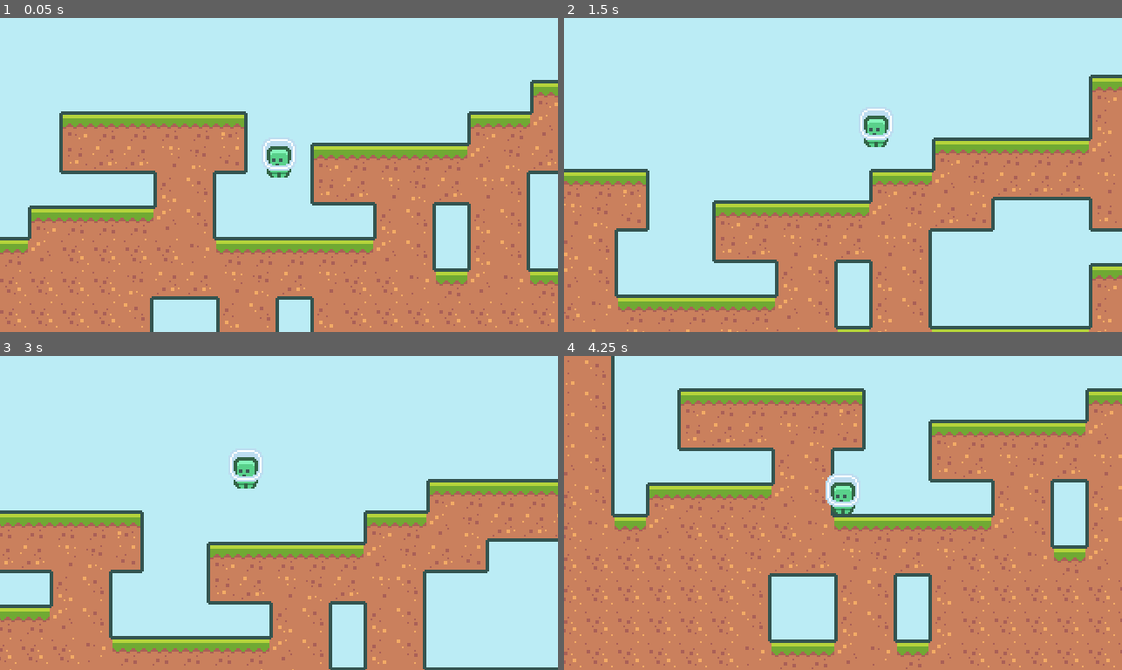
Above: before the commit, frames 1-4 (two rows, left to right).
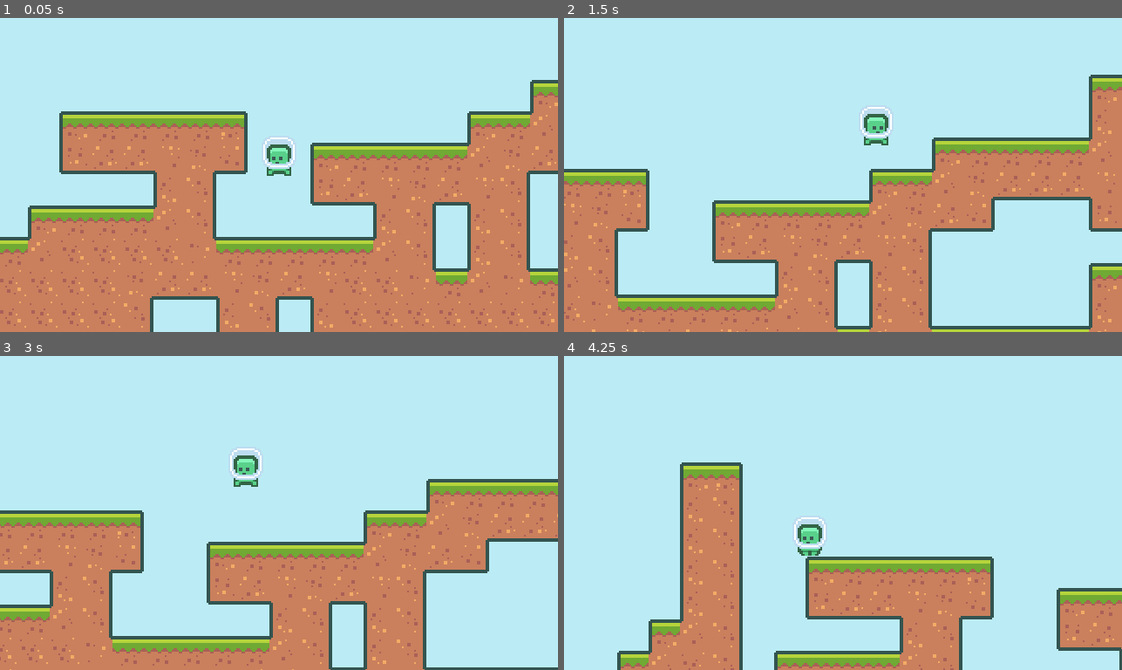
Above: after the commit, the same moments.

Repository: heartyhardy/2d_platformer_udemy
Game: Godot game, scene res://Scenes/main.tscn
Same seed, same stepped clock (60 frames per second), same inputs: the game is played once before the commit and once after it.
Inputs:
- Up to frame 1 (0.05 s): no input
- Up to frame 2 (1.5 s): hold Space (jump) 0.53-1.28 s; hold D (move_right) from 0.53 s (still down); tap Space (jump) at 1.35 s
- Up to frame 3 (3 s): tap Space (jump) at 1.52, 1.82, 2.85 s; release D (move_right) at 2.03 s; hold Space (jump) 2.03-2.78 s; hold A (move_left) from 2.03 s (still down)
- Up to frame 4 (4.25 s): keep holding A (move_left); tap Space (jump) at 3.02, 3.32 s; hold Space (jump) from 3.53 s (still down)

The runs differ from the first frame. In frame 1, 0.3% of the frame differs, in the area x 47-53%, y 38-51%; in frame 2, 0.3%; in frame 3, 0.3%; in frame 4, 63%, in the area x 0-100%, y 0-100%.

Commit message:
Added animations, orientation and coyote timer

Diff:
--- a/Scenes/Player.gd
+++ b/Scenes/Player.gd
@@ -21,7 +21,7 @@
 func _process(delta):
 	var move_vec = get_movement_vector()
 
-	if(move_vec.y < 0 && is_on_floor()):
+	if(move_vec.y < 0 && (is_on_floor() || !$CoyoteTimer.is_stopped())):
 		velocity.y = move_vec.y  * max_jump_speed
 
 	velocity.x += move_vec.x * max_x_acceleration * delta
@@ -35,7 +35,14 @@
 	else:
 		velocity.y += gravity * delta
 
+	# Move and slide updates is_on_floor() internally so have to store it beforehand
+	var was_on_floor = is_on_floor()
 	velocity = move_and_slide(velocity, Vector2.UP)
+
+	if(was_on_floor && !is_on_floor()):
+		$CoyoteTimer.start()
+
+	update_animation()
 
 func get_movement_vector():
 	var move_vec = Vector2.ZERO
@@ -44,3 +51,16 @@
 	move_vec.x = Input.get_action_strength("move_right") - Input.get_action_strength("move_left")
 	move_vec.y = -1 if Input.is_action_just_pressed("jump") else 0
 	return move_vec
+
+func update_animation():
+	var move_vec = get_movement_vector()
+
+	if(!is_on_floor()):
+		$AnimatedSprite.play("jump")
+	elif(move_vec.x != 0):
+		$AnimatedSprite.play("run")
+	else:
+		$AnimatedSprite.play("idle")
+
+	if(move_vec.x != 0):
+		$AnimatedSprite.flip_h = true if move_vec.x > 0 else false
--- a/Scenes/Player.tscn
+++ b/Scenes/Player.tscn
@@ -1,7 +1,26 @@
-[gd_scene load_steps=4 format=2]
+[gd_scene load_steps=6 format=2]
 
 [ext_resource path="res://Scenes/Player.gd" type="Script" id=1]
 [ext_resource path="res://Assets/Player/character_0000.png" type="Texture" id=2]
+[ext_resource path="res://Assets/Player/character_0001.png" type="Texture" id=3]
+
+[sub_resource type="SpriteFrames" id=2]
+animations = [ {
+"frames": [ ExtResource( 2 ) ],
+"loop": true,
+"name": "idle",
+"speed": 5.0
+}, {
+"frames": [ ExtResource( 3 ) ],
+"loop": true,
+"name": "jump",
+"speed": 5.0
+}, {
+"frames": [ ExtResource( 2 ), ExtResource( 3 ) ],
+"loop": true,
+"name": "run",
+"speed": 10.0
+} ]
 
 [sub_resource type="RectangleShape2D" id=1]
 extents = Vector2( 7.49929, 9.37434 )
@@ -9,9 +28,15 @@
 [node name="Player" type="KinematicBody2D" groups=["player"]]
 script = ExtResource( 1 )
 
-[node name="Sprite" type="Sprite" parent="."]
-position = Vector2( 0, -12 )
-texture = ExtResource( 2 )
+[node name="CoyoteTimer" type="Timer" parent="."]
+wait_time = 0.15
+one_shot = true
+
+[node name="AnimatedSprite" type="AnimatedSprite" parent="."]
+frames = SubResource( 2 )
+animation = "idle"
+playing = true
+offset = Vector2( 0, -12 )
 
 [node name="CollisionShape2D" type="CollisionShape2D" parent="."]
 position = Vector2( 0, -8.5 )
--- a/project.godot
+++ b/project.godot
@@ -10,7 +10,7 @@
 
 [application]
 
-config/name="2 Dplatformer"
+config/name="2D platformer"
 run/main_scene="res://Scenes/main.tscn"
 config/icon="res://icon.png"
 
